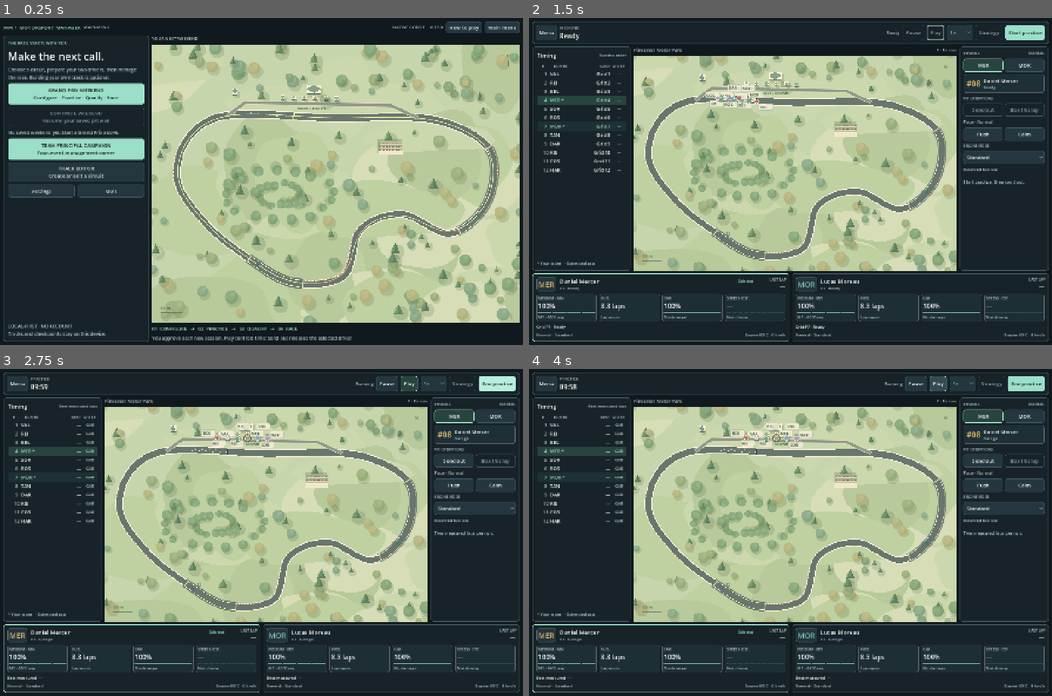
Above: before the commit, frames 1-4 (two rows, left to right).
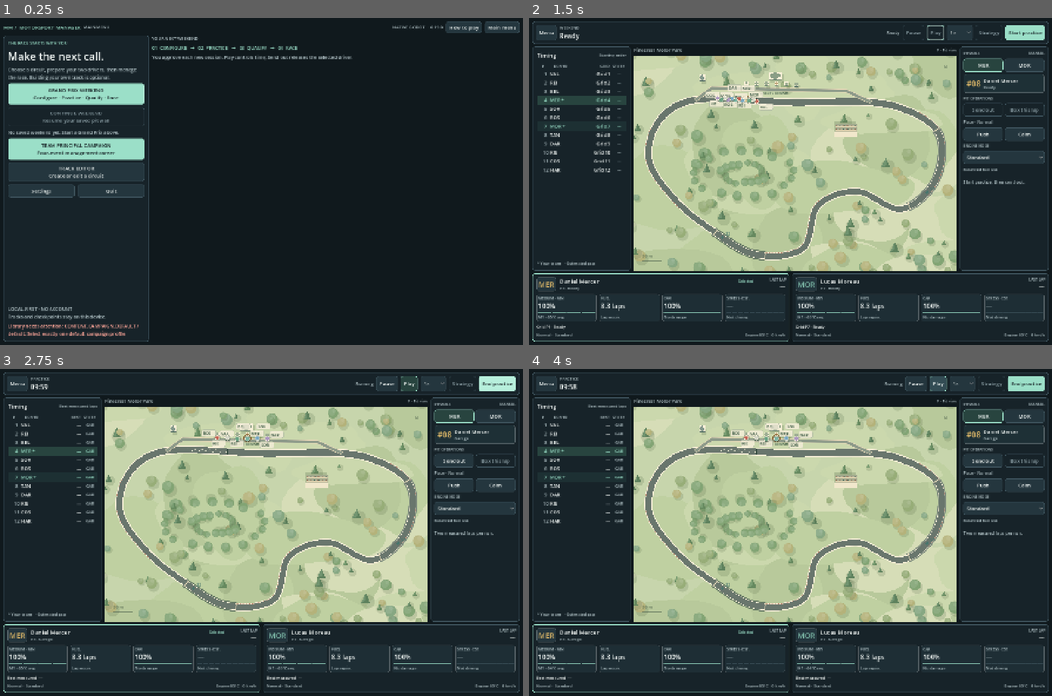
Above: after the commit, the same moments.

Repository: Luis85/motorsport-manager
Game: Godot game, scene res://scenes/main.tscn
Two runs of this game, one before a commit and one after it. Both use one fixed random seed, a clock stepped at 60 frames per second and the inputs below.
Inputs:
- Up to frame 1 (0.25 s): no input
- Up to frame 2 (1.5 s): click "TEAM PRINCIPAL CAMPAIGN Four-…" at 0.5 s; click "Start next event" at 1.25 s
- Up to frame 3 (2.75 s): click "Start practice" at 2 s
- Up to frame 4 (4 s): click "Play" at 2.75 s; click "Play" at 3.5 s

The runs differ from the first frame. In frame 1, 61% of the frame differs, in the area x 1-100%, y 8-99%; in frame 2, less than 0.1%; in frame 3, less than 0.1%; in frame 4, less than 0.1%.

Commit message:
feat: resolve authored campaign profiles

Diff:
--- a/scripts/application/content/catalog.gd
+++ b/scripts/application/content/catalog.gd
@@ -83,6 +83,20 @@
 			for key in WeekendDefinition.OPTIONAL_REFERENCES:
 				if _records[id].has(key) and record(_records[id][key]).get("kind") != WeekendDefinition.OPTIONAL_REFERENCES[key]:
 					return _definition_error(id, "CONTENT_REFERENCE", "/" + key, "Choose an existing " + WeekendDefinition.OPTIONAL_REFERENCES[key] + " definition.")
+	var default_campaign_id = ""
+	for id in _records:
+		if _records[id].kind != "campaign": continue
+		var campaign = campaign(id)
+		if campaign == null:
+			return _definition_error(id, "CONTENT_CAMPAIGN", "", "Campaign profile has invalid cross-field tuning.")
+		if record(campaign.weekend_id).get("kind") != "weekend":
+			return _definition_error(id, "CONTENT_REFERENCE", "/weekend_id", "Choose an existing weekend definition.")
+		if campaign.is_default:
+			if not default_campaign_id.is_empty():
+				return _definition_error(id, "CONTENT_CAMPAIGN_DEFAULT", "/default", "Only one selected campaign may be the default.")
+			default_campaign_id = id
+	if default_campaign_id.is_empty():
+		return [ContentValidation.diagnostic("CONTENT_CAMPAIGN_DEFAULT", "/default", "Select exactly one default campaign profile.")]
 	var documents: Dictionary = {}
 	for id in _records:
 		var entry: Dictionary = _records[id]
@@ -198,5 +212,13 @@
 func mechanic_profile(id: String) -> MechanicProfileDefinition:
 	return MechanicProfileDefinition.from_record(record(id))
 
+func campaign(id: String) -> CampaignDefinition:
+	return CampaignDefinition.from_record(record(id))
+
+func default_campaign() -> CampaignDefinition:
+	for entry in entries("campaign"):
+		if entry.get("default", false): return campaign(entry.id)
+	return null
+
 func editor_profile(id: String) -> EditorProfileDefinition:
 	return EditorProfileDefinition.from_record(record(id))
